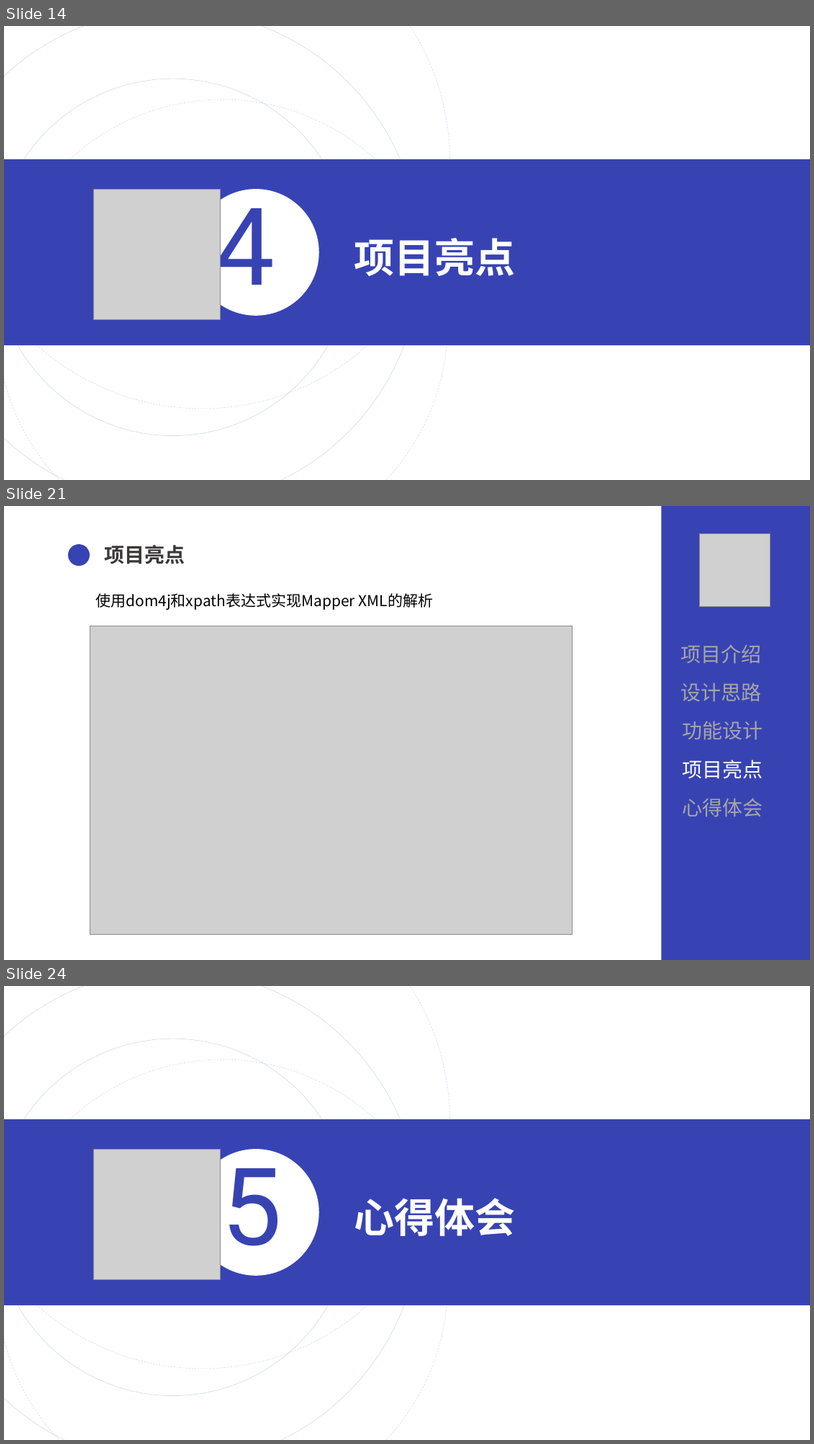
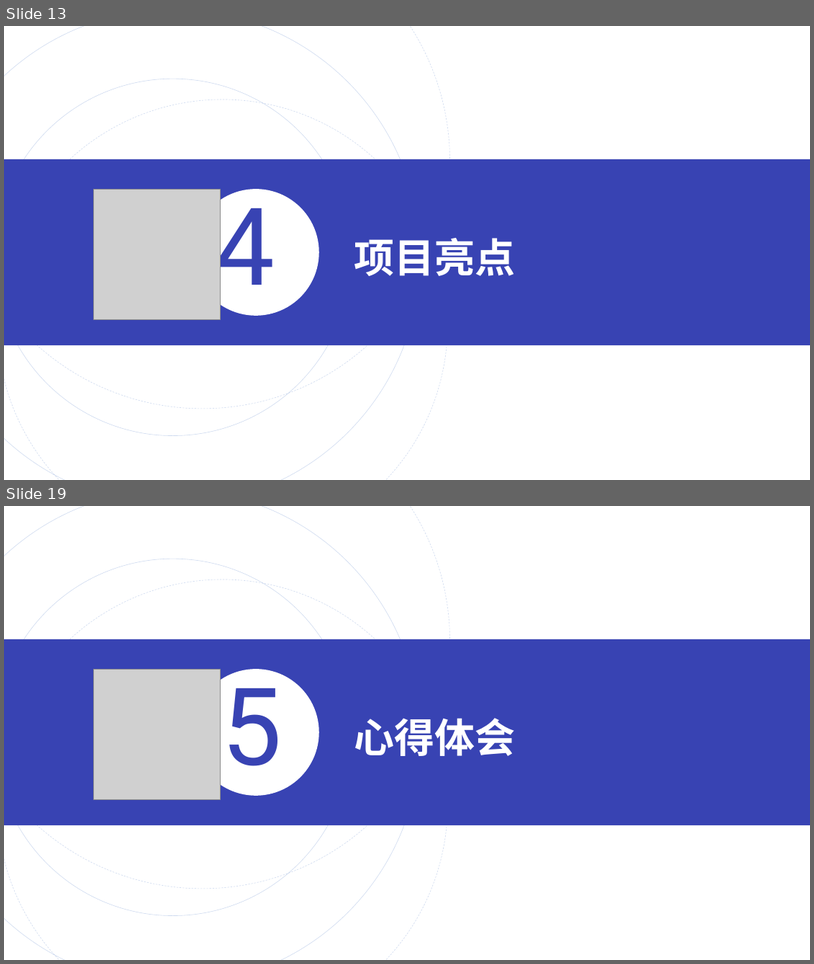
Before and after one commit to Yan18675524202/yqy_qg_2, a slide deck: ppt.pptx. Shown one above the other, each under a label of ours: slides 14, 21 and 24 before the commit, slides 13 and 19 after it; the slides between them are not shown. The pictures are 814x1444 and 814x964 pixels, drawn with LibreOffice and Linux fonts; fonts in the diff are those of the drawing; grey boxes stand for pictures. Boxes give left, top, right and bottom in pixels: in the first picture for what was removed or moved away, otherwise in the second. Text is boxed around its words. In the diff, an @@ line names an element or a change of style, - is before the commit and + after.

```diff
--- a/ppt.pptx
+++ b/ppt.pptx
@@ slide 21 removed at bbox=[4, 506, 810, 960], background #FFFFFF @@
@@ rectangle removed at bbox=[661, 506, 810, 960] @@
@@ ellipse removed at bbox=[68, 544, 90, 566] @@
@@ text removed at bbox=[104, 545, 185, 564] @@
-项目亮点
@@ picture removed at bbox=[700, 534, 771, 607] @@
@@ text removed at bbox=[95, 593, 434, 610] @@
-使用dom4j和xpath表达式实现Mapper XML的解析
@@ picture removed at bbox=[90, 626, 574, 934] @@
@@ text removed at bbox=[682, 645, 762, 663] @@
-项目介绍
@@ text removed at bbox=[682, 682, 762, 701] @@
-设计思路
@@ text removed at bbox=[683, 721, 764, 739] @@
-功能设计
@@ text removed at bbox=[683, 759, 764, 778] @@
-项目亮点
@@ text removed at bbox=[683, 798, 764, 816] @@
-心得体会
@@ what was slide 14 is now slide 13 @@
@@ what was slide 24 is now slide 19 @@
```
Also in this commit, not shown: 9 slides changed, 4 other slides removed, 2 other files.
